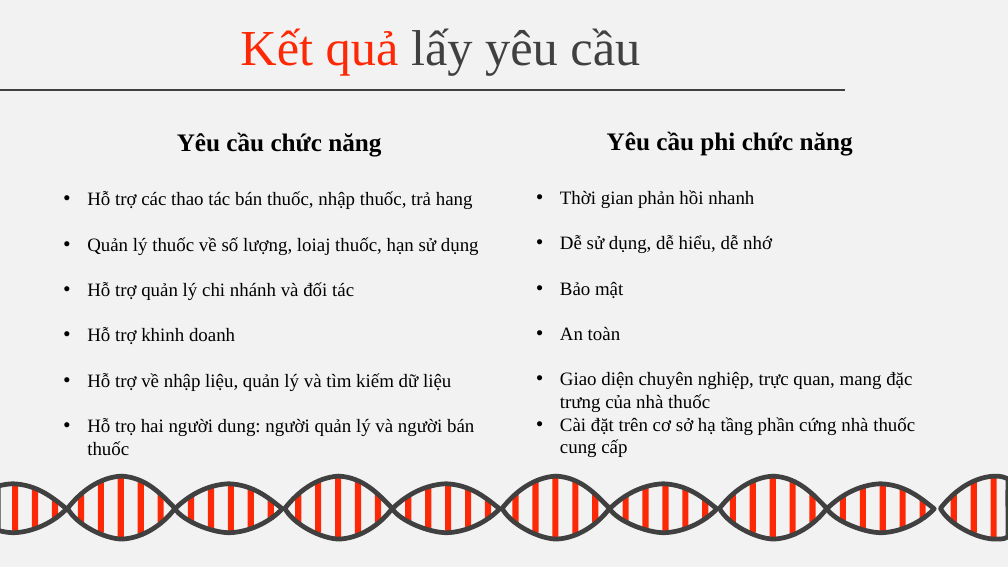
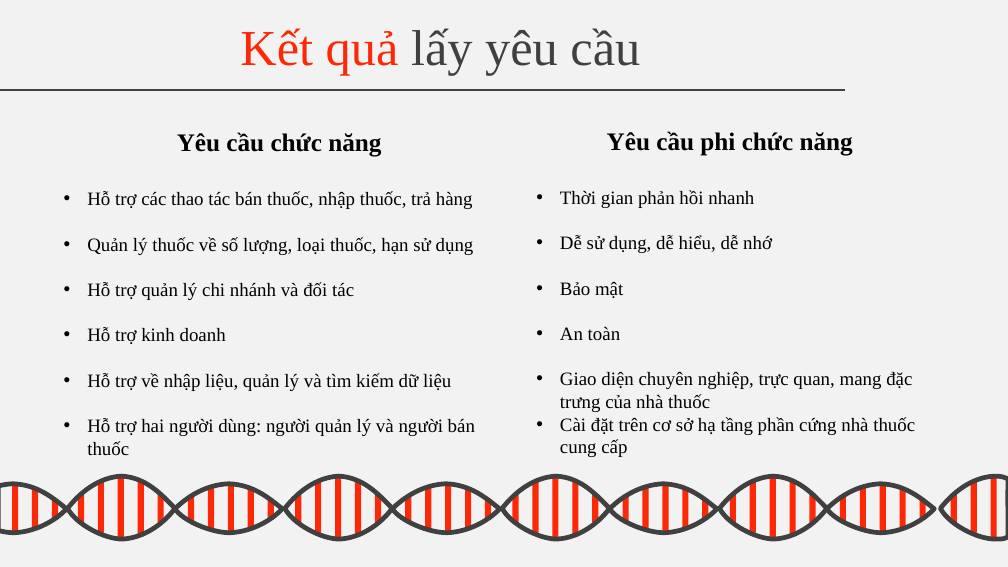
Before and after one commit to Linkadi98/Software-Requirement-Analystic, a slide deck: slide 6 of BTL.pptx. Drawn at 1008x567 pixels with LibreOffice and Linux fonts; fonts in the diff are those of the drawing; background and template pictures are left out. Boxes give left, top, right and bottom in pixels: in the first picture for what was removed or moved away, otherwise in the second. Text is boxed around its words. In the diff, an @@ line names an element or a change of style, - is before the commit and + after.

Commit message:
sua loi chinh ta trong slide + sua bo cau hoi trong bao cao

```diff
--- a/BTL.pptx
+++ b/BTL.pptx
@@ text at bbox=[87, 191, 474, 255]: text changed @@
-• Hỗ trợ các thao tác bán thuốc, nhập thuốc, trả hang
-• Quản lý thuốc về số lượng, loiaj thuốc, hạn sử dụng
+• Hỗ trợ các thao tác bán thuốc, nhập thuốc, trả hàng
+• Quản lý thuốc về số lượng, loại thuốc, hạn sử dụng
@@ text at bbox=[87, 327, 226, 344]: text changed @@
-• Hỗ trợ khinh doanh
+• Hỗ trợ kinh doanh
@@ text at bbox=[87, 418, 475, 455]: text changed @@
-• Hỗ trọ hai người dung: người quản lý và người bán thuốc
+• Hỗ trợ hai người dùng: người quản lý và người bán thuốc
```
Also in this commit, not shown: 1 other file.
